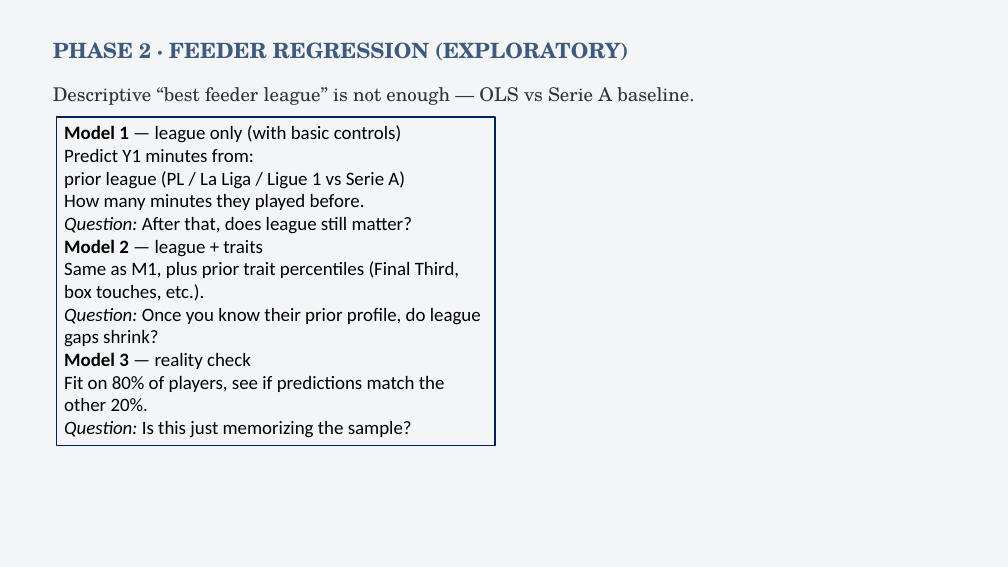
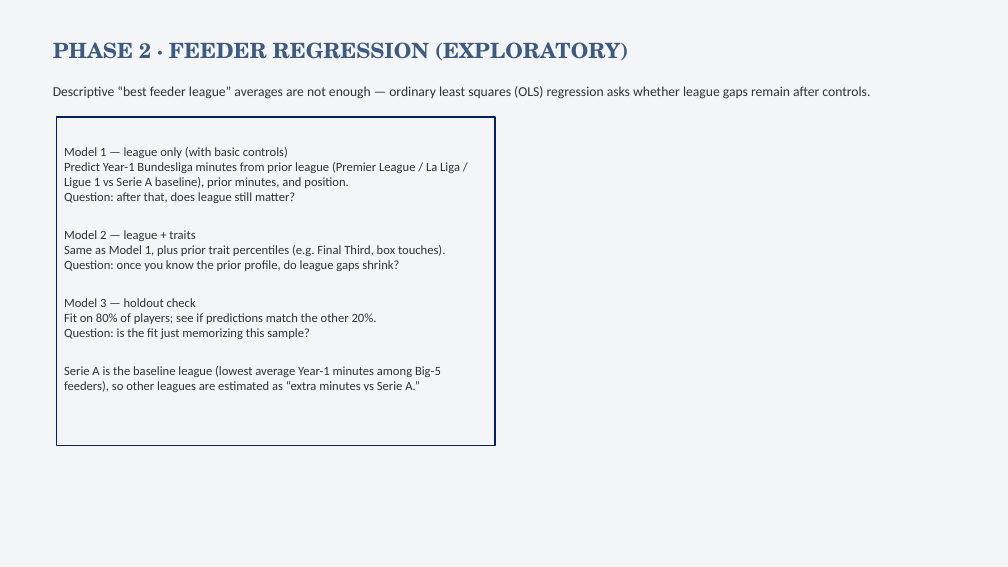
Before and after one commit to colbymorris08/bundesliga-transfer-traits, a slide deck: slide 17 of bundesliga_transfer_traits.pptx. Drawn at 1008x567 pixels with LibreOffice and Linux fonts; fonts in the diff are those of the drawing. Boxes give left, top, right and bottom in pixels: in the first picture for what was removed or moved away, otherwise in the second. Text is boxed around its words. In the diff, an @@ line names an element or a change of style, - is before the commit and + after.

```diff
--- a/bundesliga_transfer_traits.pptx
+++ b/bundesliga_transfer_traits.pptx
@@ text at [53, 86, 870, 99]: text changed; size 18 to 13 pt; font TeX Gyre Schola to Calibri @@
-Descriptive “best feeder league” is not enough — OLS vs Serie A baseline.
+Descriptive “best feeder league” averages are not enough — ordinary least squares (OLS) regression asks whether league gaps remain after controls.
@@ text in rectangle at [64, 147, 460, 392]: text changed; size 18 to 12 pt; text colour #000000 to #333333 @@
-Model 1 — league only (with basic controls)
-Predict Y1 minutes from:
-prior league (PL / La Liga / Ligue 1 vs Serie A)
-How many minutes they played before.
-Question: After that, does league still matter?
-Model 2 — league + traits
-Same as M1, plus prior trait percentiles (Final Third, box touches, etc.).
-Question: Once you know their prior profile, do league gaps shrink?
-Model 3 — reality check
-Fit on 80% of players, see if predictions match the other 20%.
-Question: Is this just memorizing the sample?
+Model 1 — league only (with basic controls)
+Predict Year-1 Bundesliga minutes from prior league (Premier League / La Liga / Ligue 1 vs Serie A baseline), prior minutes, and position.
+Question: after that, does league still matter?
+Model 2 — league + traits
+Same as Model 1, plus prior trait percentiles (e.g. Final Third, box touches).
+Question: once you know the prior profile, do league gaps shrink?
+Model 3 — holdout check
+Fit on 80% of players; see if predictions match the other 20%.
+Question: is the fit just memorizing this sample?
+Serie A is the baseline league (lowest average Year-1 minutes among Big-5 feeders), so other leagues are estimated as “extra minutes vs Serie A.”
```
Also in this commit, not shown: 15 other slides changed, 1 slide added, 2 other files.
